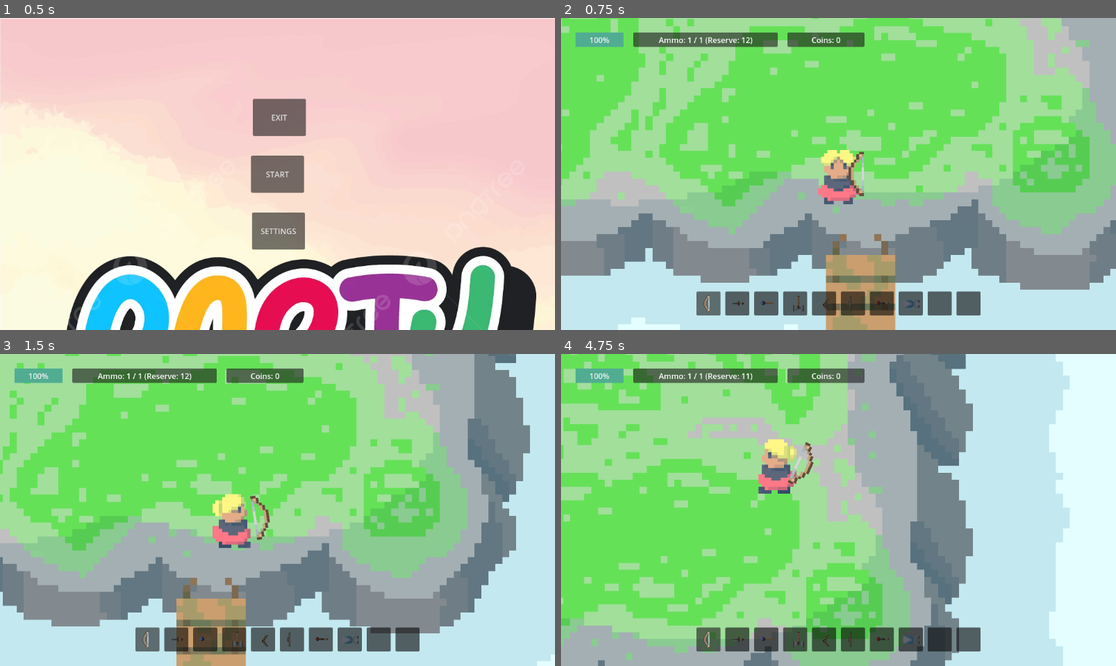
Above: before the commit, frames 1-4 (two rows, left to right).
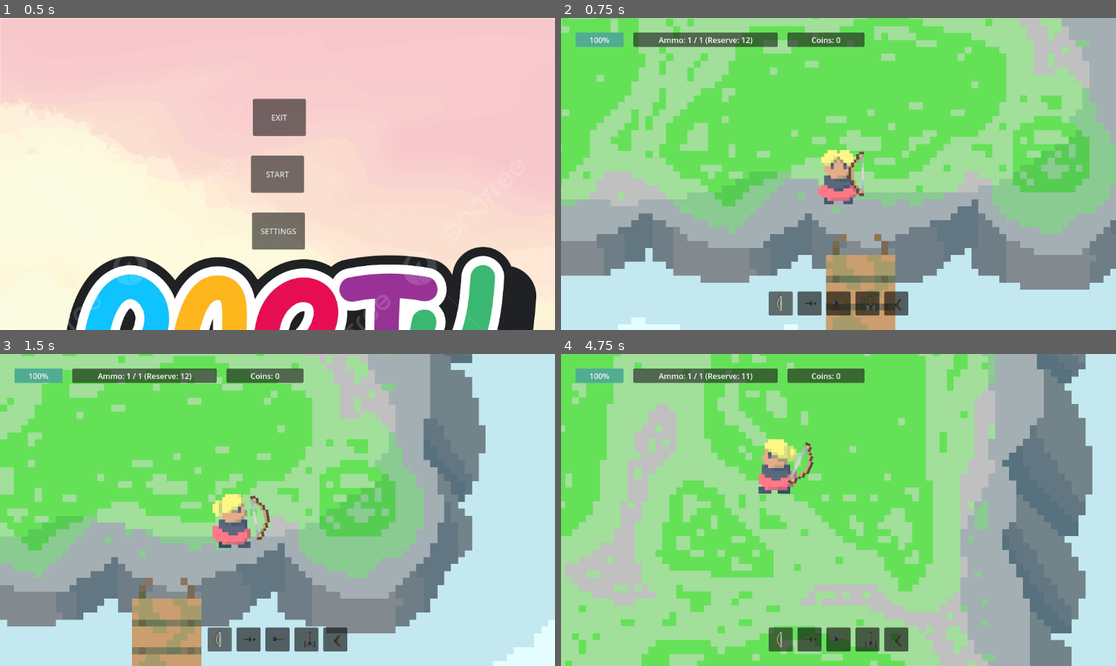
Above: after the commit, the same moments.

Repository: Kryzi/Eksamens-projekt
Game: Godot game, scene res://scenes/main_menu/main_menu.tscn
Two runs of this game, one before a commit and one after it. Both use one fixed random seed, a clock stepped at 60 frames per second and the inputs below.
Inputs (mouse positions are in pixels of both pictures, inside the frame that each line leads up to):
- Up to frame 1 (0.5 s): no input
- Up to frame 2 (0.75 s): click "START" at 0.5 s
- Up to frame 3 (1.5 s): move the mouse to (399, 494) at 1.27 s; hold D (Right) from 1.28 s (still down); tap 0 (0) at 1.35 s
- Up to frame 4 (4.75 s): move the mouse to (727, 525) at 2.02 s; release D (Right) at 2.03 s; hold S (Down) 2.03-2.78 s; tap 0 (0) at 2.1, 3.05, 3.6, 4.35 s; move the mouse to (894, 441) at 2.77 s; press the mouse at (894, 441) at 2.78 s; hold D (Right) 2.78-3.53 s; move the mouse to (810, 572) at 3.52 s; release the mouse at (810, 572) at 3.53 s; hold W (Up) 3.53-4.28 s; move the mouse to (1005, 556) at 4.27 s; hold A (Left) from 4.28 s (still down)

Frame 1 is identical in both runs. In frame 2, 2.5% of the frame differs, in the area x 24-76%, y 87-96%; in frame 3, 48%; in frame 4, 78%, in the area x 0-100%, y 0-100%.

Commit message:
slots er nu gemt indtil man unlocker dem

Diff:
--- a/scenes/map_controller/background.tscn
+++ b/scenes/map_controller/background.tscn
@@ -19,6 +19,24 @@
 
 [node name="Layout1BridgeShop" parent="." instance=ExtResource("6_mdgv1")]
 visible = false
+basic_bow_scene = null
+basic_bow_texture = null
+basic_bow_cost = 0
+basic_knife_scene = null
+basic_knife_texture = null
+basic_knife_cost = 0
+boomerang_scene = null
+boomerang_texture = null
+boomerang_cost = 0
+water_staff_scene = null
+water_staff_texture = null
+water_staff_cost = 0
+giant_hammer_scene = null
+giant_hammer_texture = null
+giant_hammer_cost = 0
+shield_scene = null
+shield_texture = null
+shield_cost = 0
 
 [node name="Layout2" parent="." instance=ExtResource("4_77msy")]
 visible = false
--- a/scenes/ui/hud.tscn
+++ b/scenes/ui/hud.tscn
@@ -129,22 +129,27 @@
 layout_mode = 2
 
 [node name="Slot6" type="Panel" parent="Control/MarginContainer/Inventory"]
+visible = false
 custom_minimum_size = Vector2(50, 50)
 layout_mode = 2
 
 [node name="Slot7" type="Panel" parent="Control/MarginContainer/Inventory"]
+visible = false
 custom_minimum_size = Vector2(50, 50)
 layout_mode = 2
 
 [node name="Slot8" type="Panel" parent="Control/MarginContainer/Inventory"]
+visible = false
 custom_minimum_size = Vector2(50, 50)
 layout_mode = 2
 
 [node name="Slot9" type="Panel" parent="Control/MarginContainer/Inventory"]
+visible = false
 custom_minimum_size = Vector2(50, 50)
 layout_mode = 2
 
 [node name="Slot10" type="Panel" parent="Control/MarginContainer/Inventory"]
+visible = false
 custom_minimum_size = Vector2(50, 50)
 layout_mode = 2
 
--- a/scripts/main/player.gd
+++ b/scripts/main/player.gd
@@ -3,7 +3,7 @@
 
 @export var maxHealth: int = 20
 var currentHealth: int
-var speed: int = 25000 # speed in pixels/sec
+var speed: int = 50000 # speed in pixels/sec
 var player_state: String = "Idle"
 var last_direction: Vector2 = Vector2.DOWN  # Standardretning
 var recoil_velocity: Vector2
--- a/scripts/shop/layout_1_bridge_shop.gd
+++ b/scripts/shop/layout_1_bridge_shop.gd
@@ -1,4 +1,34 @@
 extends Control
+
+@export var basic_bow_scene: PackedScene
+@export var basic_bow_texture: Texture2D
+@export var basic_bow_cost: int
+var basic_bow_name: String = "Basic bow"
+
+@export var basic_knife_scene: PackedScene
+@export var basic_knife_texture: Texture2D
+@export var basic_knife_cost: int
+var basic_knife_name: String = "Basic knife"
+
+@export var boomerang_scene: PackedScene
+@export var boomerang_texture: Texture2D
+@export var boomerang_cost: int
+var boomerang_name: String = "Boomerang"
+
+@export var water_staff_scene: PackedScene
+@export var water_staff_texture: Texture2D
+@export var water_staff_cost: int
+var water_staff_name: String = "Water staff"
+
+@export var giant_hammer_scene: PackedScene
+@export var giant_hammer_texture: Texture2D
+@export var giant_hammer_cost: int
+var giant_hammer_name: String = "Giant hammer"
+
+@export var shield_scene: PackedScene
+@export var shield_texture: Texture2D
+@export var shield_cost: int
+var shield_name: String = "Shield"
 
 @export var shop_item_slot_scene: PackedScene
 @export var number_of_shop_item_slots: int = 5
@@ -9,6 +39,7 @@
 	RefillShopItems()
 	%limitPurchase.set_text("Increase max weapons : " + str(PlayerInfo.weaponLimitCost) + " coins")
 
+@onready var Inventory = get_node("/root/Main/HUD/Control/MarginContainer/Inventory")
 
 func _on_button_pressed() -> void:
 	var highScore = PlayerInfo.current_coins
@@ -24,6 +55,7 @@
 		shop_item_slot_instance.weapon_resource = shop_item_resource_instance
 		%ShopItemsContainer.call_deferred("add_child", shop_item_slot_instance)
 
+
 func _on_limit_purchase_pressed() -> void:
 	if (PlayerInfo.current_coins >= PlayerInfo.weaponLimitCost and PlayerInfo.weaponLimit < 10):
 		PlayerInfo.current_coins -= PlayerInfo.weaponLimitCost
@@ -31,6 +63,11 @@
 		PlayerInfo.weaponLimitCost += 5
 		%limitPurchase.set_text("Increase max weapons : " + str(PlayerInfo.weaponLimitCost) + " coins")
 
+		# Henter fra "Inventory" og gør det valgte slot synligt
+		var slot_name = "Slot" + str(PlayerInfo.weaponLimit)
+		var slot_node = Inventory.get_node_or_null(slot_name)
+		slot_node.visible = true
+
 
 func _on_limit_purchase_mouse_entered() -> void:
 	PlayerInfo.is_interacting_with_UI = true
--- a/scripts/shop/shop_item.gd
+++ b/scripts/shop/shop_item.gd
@@ -5,6 +5,7 @@
 func _ready() -> void:
 	%ShopItemTextureRect.texture = weapon_resource.shop_texture
 	%PurchaseButton.set_text(weapon_resource.weapon_name + ": " + str(weapon_resource.cost) + " coins")
+
 
 
 func _on_purchase_button_pressed() -> void:
